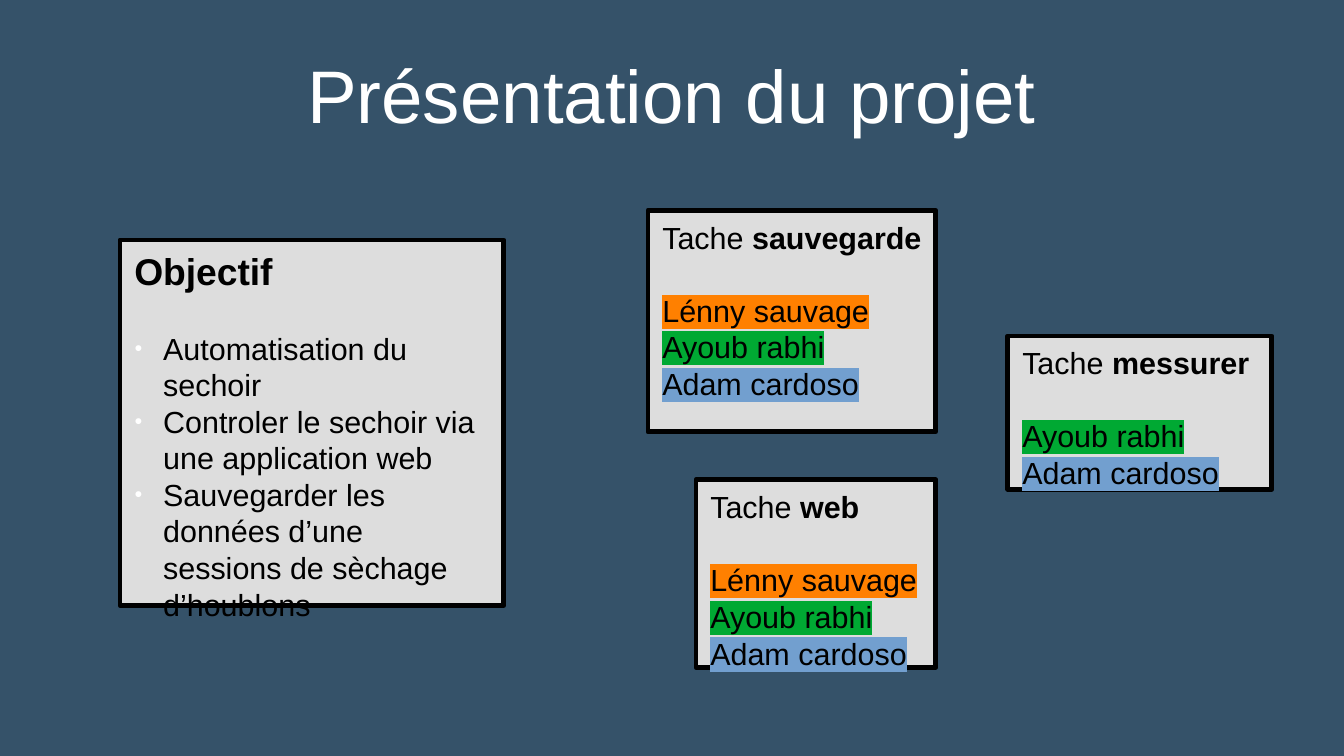
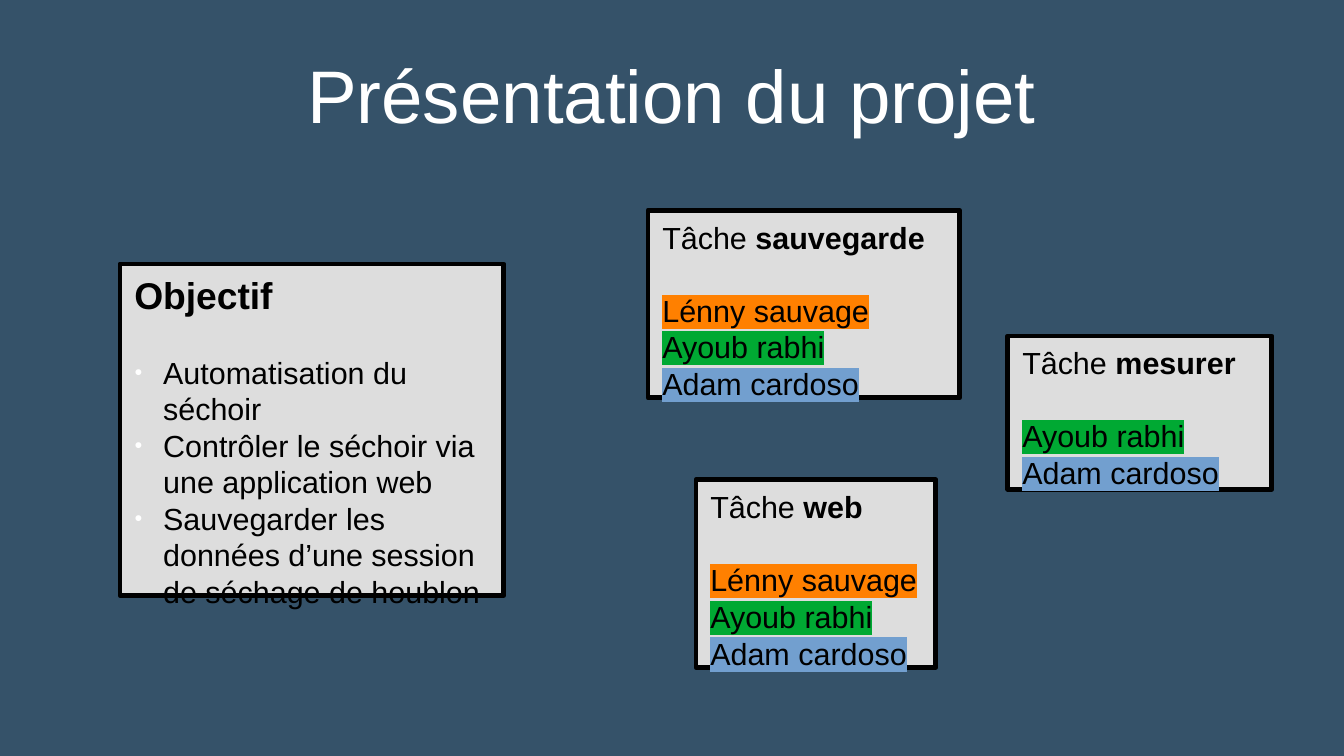
Before and after one commit to Sauvage89/sechoir-houblon, a slide deck: slide 3 of doc/diaporama/revue1/revue1.odp. Drawn at 1344x756 pixels with LibreOffice and Linux fonts; fonts in the diff are those of the drawing. Boxes give left, top, right and bottom in pixels: in the first picture for what was removed or moved away, otherwise in the second. Text is boxed around its words. In the diff, an @@ line names an element or a change of style, - is before the commit and + after.

Commit message:
doc(revue1.odp): correction des fautes d'ortographe du diaporama, ajout du suivie des tache de lénny dans le diaporama

```diff
--- a/doc/diaporama/revue1/revue1.odp
+++ b/doc/diaporama/revue1/revue1.odp
@@ rectangle "Tâche sauvegarde": place and size @@
-rectangle "Tâche sauvegarde" at <box>648,211,935,433</box>
+rectangle "Tâche sauvegarde" at <box>648,211,960,399</box>
@@ text in rectangle at <box>662,226,924,255</box>: text changed @@
-Tache sauvegarde
+Tâche sauvegarde
@@ rectangle "Objectif": place and size @@
-rectangle "Objectif" at <box>120,240,504,606</box>
+rectangle "Objectif" at <box>120,265,504,596</box>
@@ text in rectangle at <box>1022,351,1235,375</box>: text changed @@
-Tache messurer
+Tâche mesurer
@@ text in rectangle at <box>163,362,479,609</box>: text changed @@
-● Automatisation du sechoir
-● Controler le sechoir via une application web
-● Sauvegarder les données d’une sessions de sèchage d’houblons
+● Automatisation du séchoir
+● Contrôler le séchoir via une application web
+● Sauvegarder les données d’une session de séchage de houblon
@@ text in rectangle at <box>710,495,862,519</box>: text changed @@
-Tache web
+Tâche web
```
Also in this commit, not shown: 7 other slides changed.
